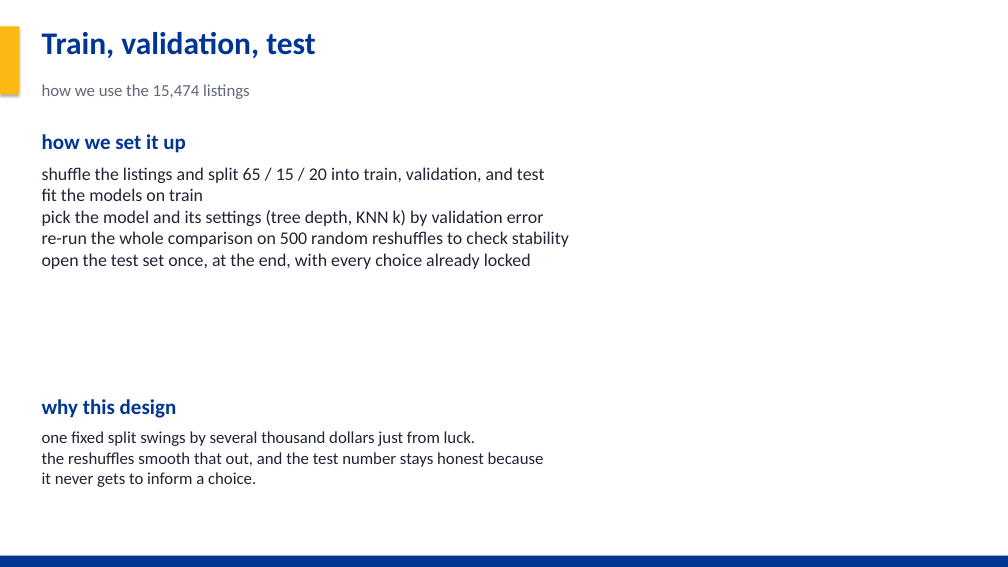
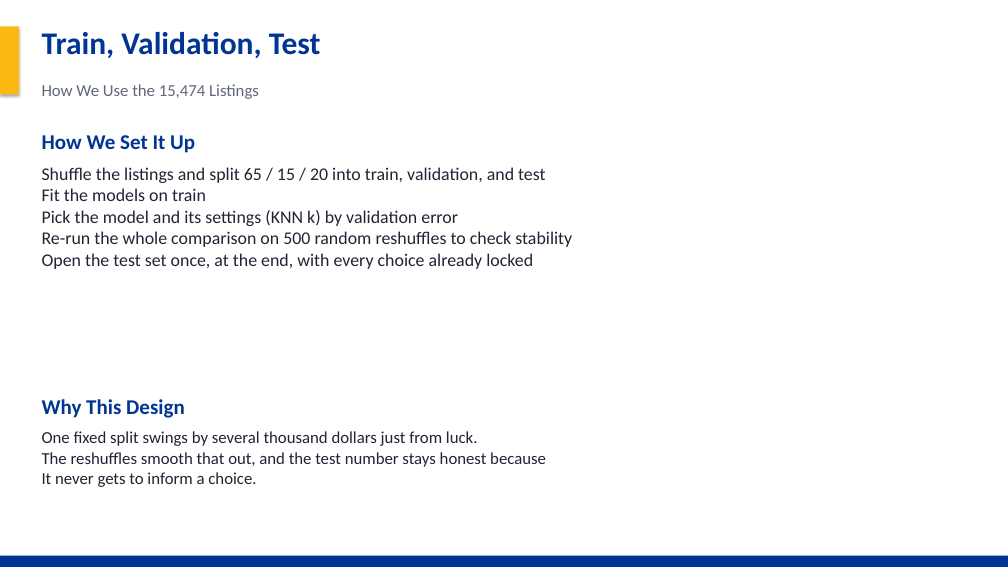
Before and after one commit to Noah-Gallego/house-price-4450-final, a slide deck: slide 5 of HousePrice_Final_Project.pptx. Drawn at 1008x567 pixels with LibreOffice and Linux fonts; fonts in the diff are those of the drawing. Boxes give left, top, right and bottom in pixels: in the first picture for what was removed or moved away, otherwise in the second. Text is boxed around its words. In the diff, an @@ line names an element or a change of style, - is before the commit and + after.

```diff
--- a/HousePrice_Final_Project.pptx
+++ b/HousePrice_Final_Project.pptx
@@ text at (x1=42, y1=32, x2=321, y2=58): text changed @@
-Train, validation, test
+Train, Validation, Test
@@ text at (x1=42, y1=84, x2=259, y2=99): text changed @@
-how we use the 15,474 listings
+How We Use the 15,474 Listings
@@ text at (x1=42, y1=135, x2=195, y2=153): text changed @@
-how we set it up
+How We Set It Up
@@ text at (x1=42, y1=167, x2=572, y2=269): text changed @@
-shuffle the listings and split 65 / 15 / 20 into train, validation, and test
-fit the models on train
-pick the model and its settings (tree depth, KNN k) by validation error
-re-run the whole comparison on 500 random reshuffles to check stability
-open the test set once, at the end, with every choice already locked
+Shuffle the listings and split 65 / 15 / 20 into train, validation, and test
+Fit the models on train
+Pick the model and its settings (KNN k) by validation error
+Re-run the whole comparison on 500 random reshuffles to check stability
+Open the test set once, at the end, with every choice already locked
@@ text at (x1=42, y1=399, x2=185, y2=418): text changed @@
-why this design
+Why This Design
@@ text at (x1=42, y1=431, x2=546, y2=487): text changed @@
-one fixed split swings by several thousand dollars just from luck.
-the reshuffles smooth that out, and the test number stays honest because
-it never gets to inform a choice.
+One fixed split swings by several thousand dollars just from luck.
+The reshuffles smooth that out, and the test number stays honest because
+It never gets to inform a choice.
```
Also in this commit, not shown: 22 other slides changed, 5 slides added, 2 slides removed, 9 other files.
